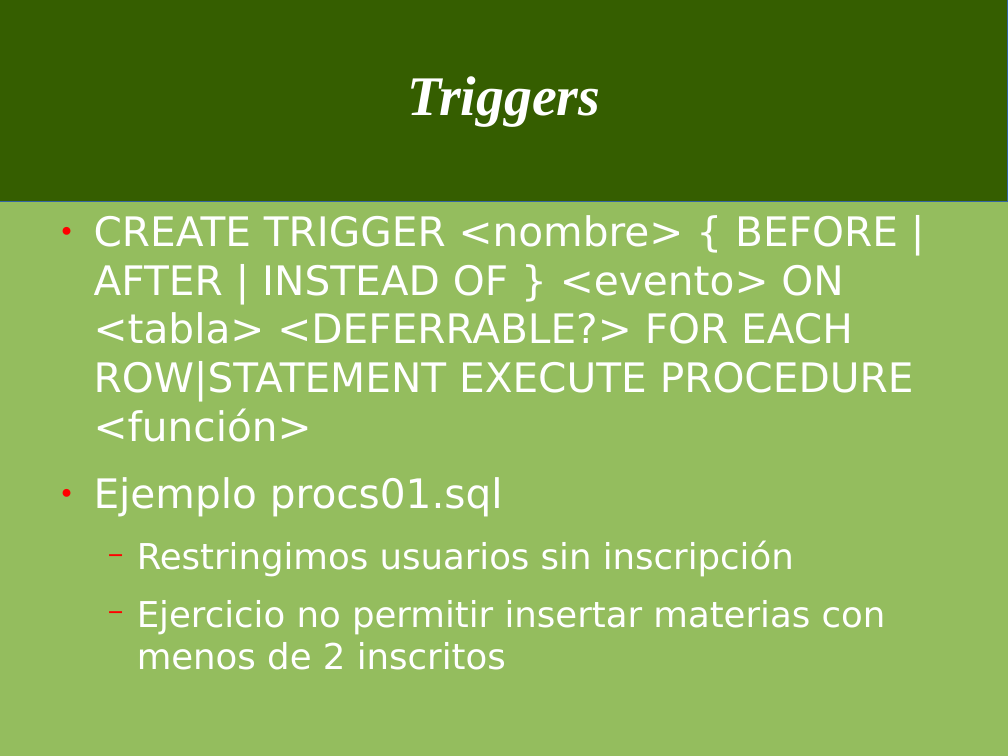
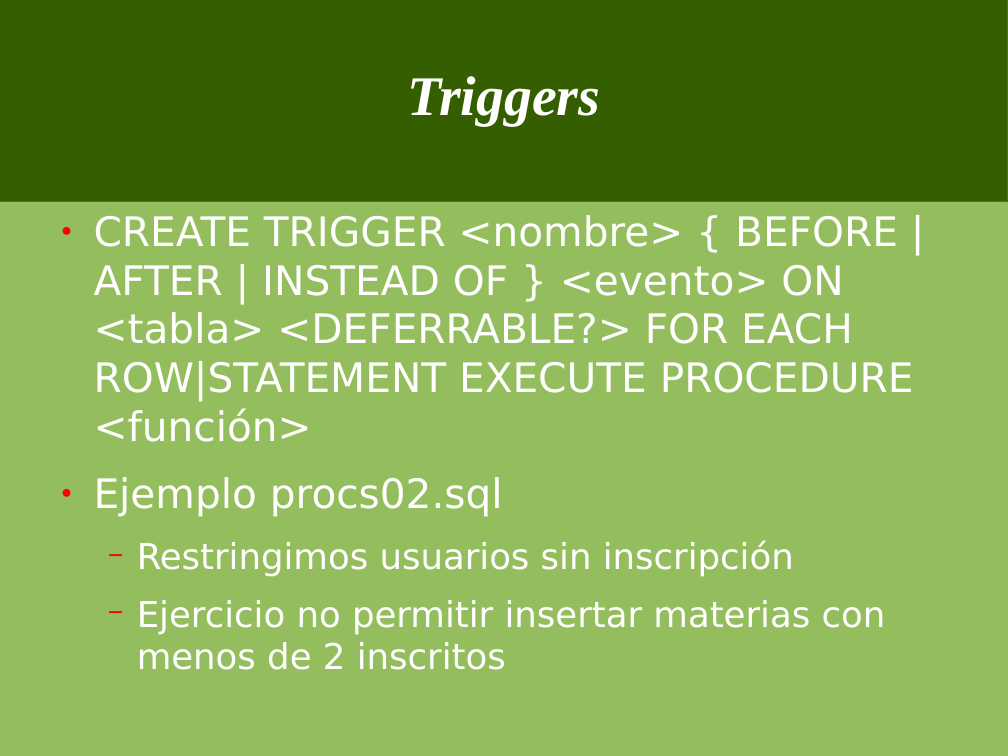
Before and after one commit to jorgeu/curso-postgresql, a slide deck: slide 22 of cursopostgres.odp. Drawn at 1008x756 pixels with LibreOffice and Linux fonts; fonts in the diff are those of the drawing. Boxes give left, top, right and bottom in pixels: in the first picture for what was removed or moved away, otherwise in the second. Text is boxed around its words. In the diff, an @@ line names an element or a change of style, - is before the commit and + after.

Commit message:
agregado ejemplo adicional de triggers

```diff
--- a/cursopostgres.odp
+++ b/cursopostgres.odp
@@ text at <box>94,477,503,517</box>: text changed @@
-● Ejemplo procs01.sql
+● Ejemplo procs02.sql
```
Also in this commit, not shown: 1 slide added, 1 other file.
